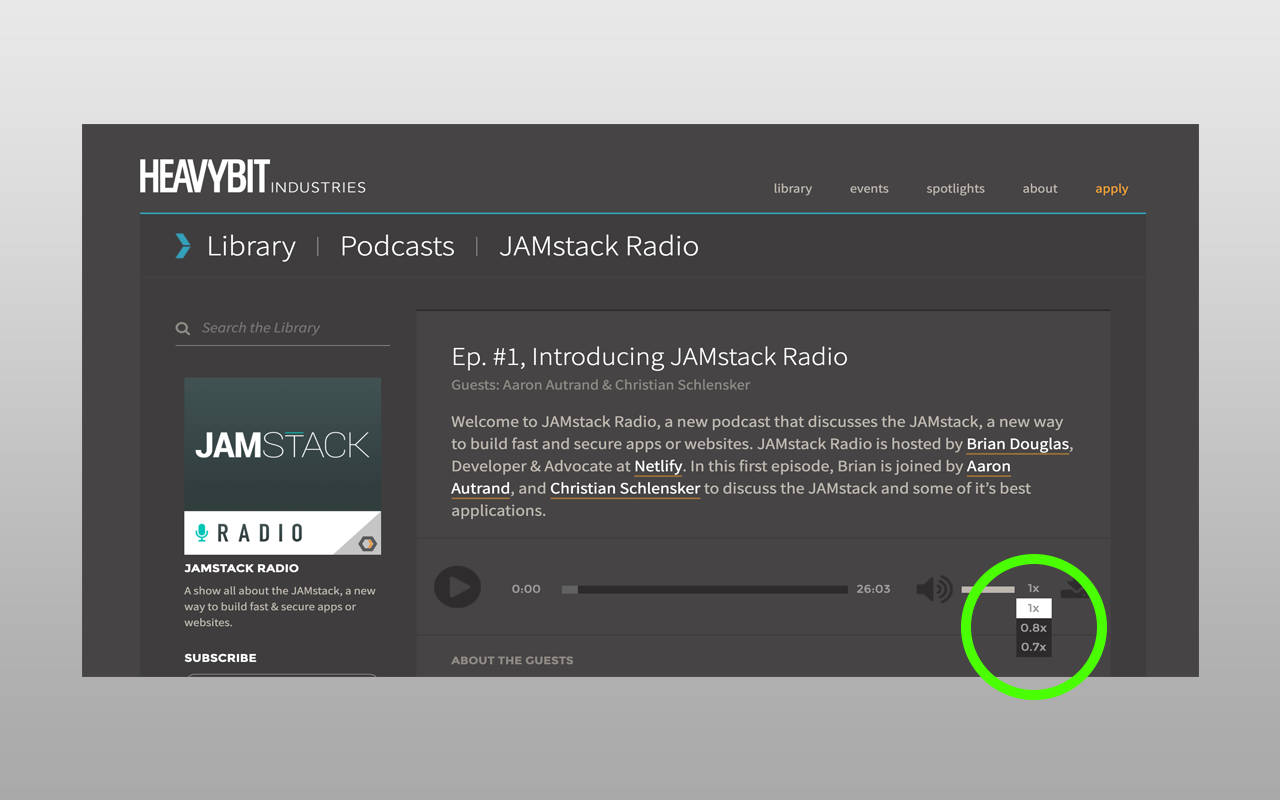
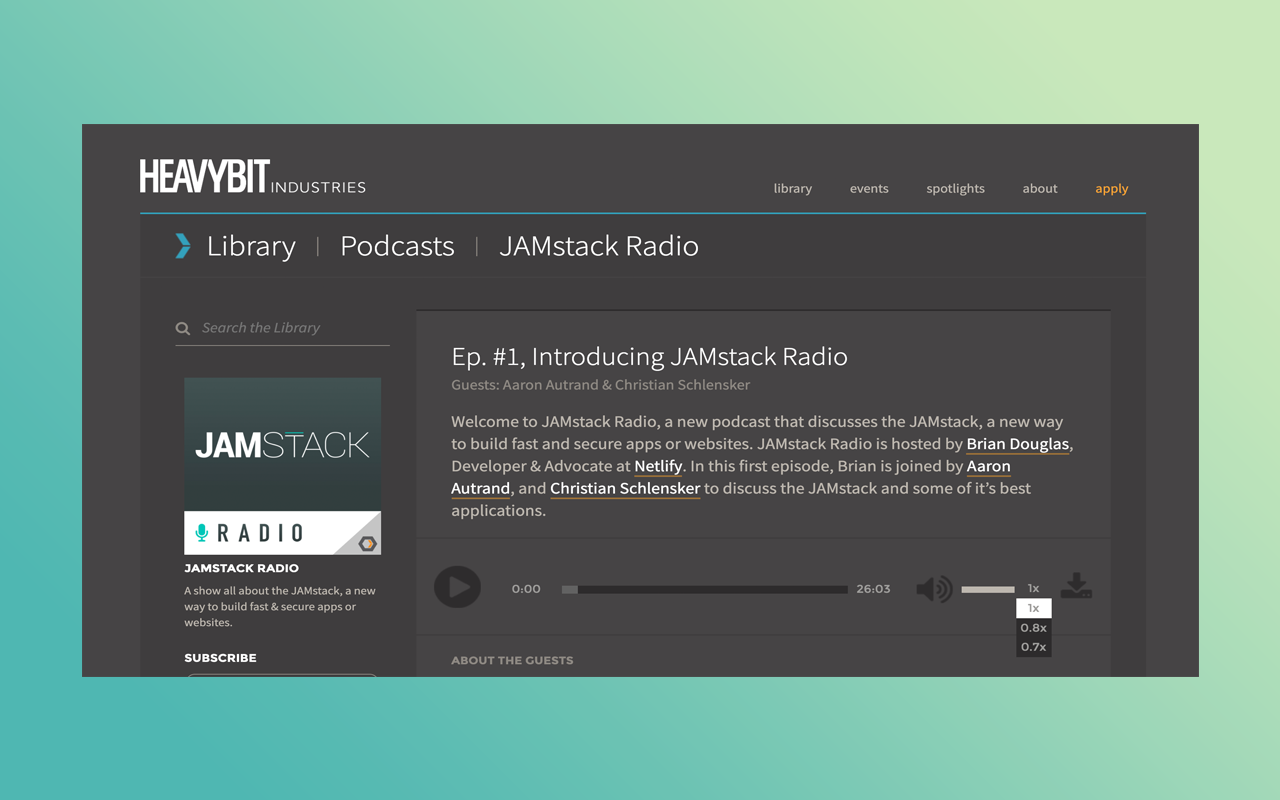
Layered file, before and after one edit (1280x800). Changes by layer:
removed layer "楕円形 1" over [961, 554, 1107, 700]
